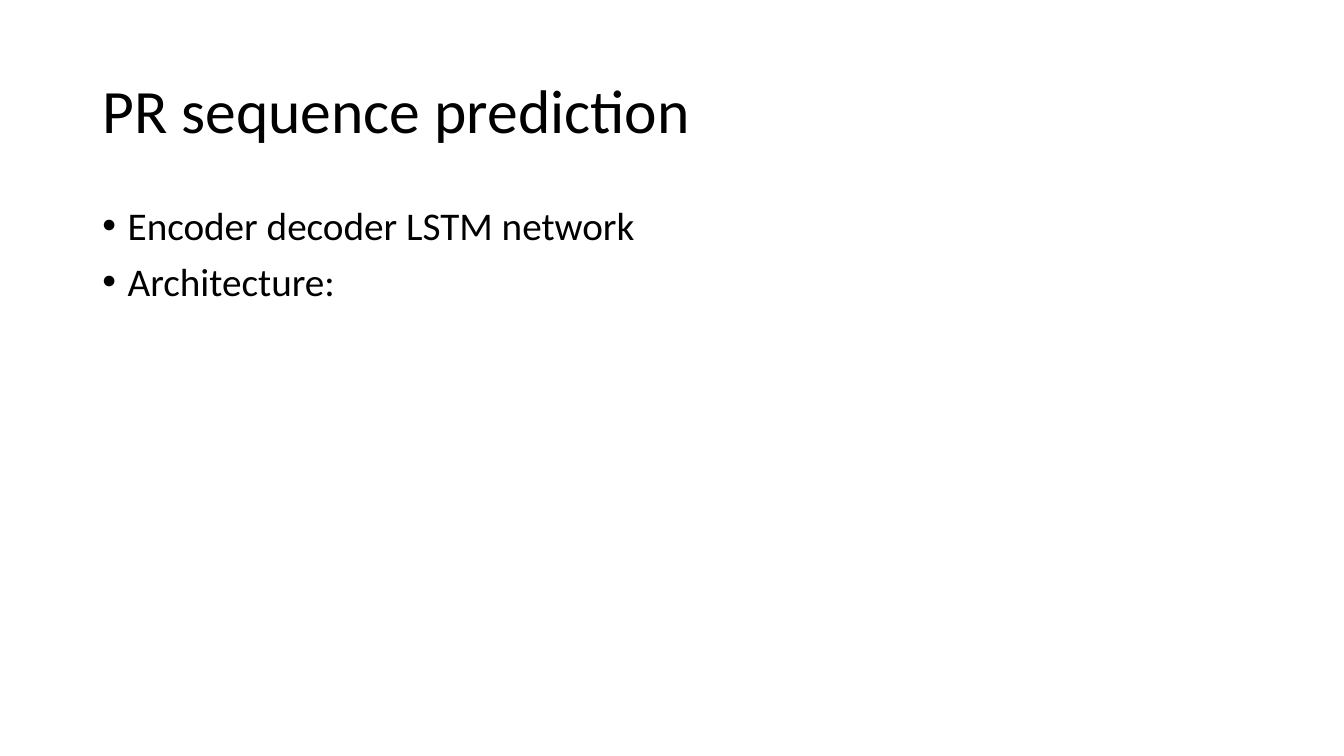
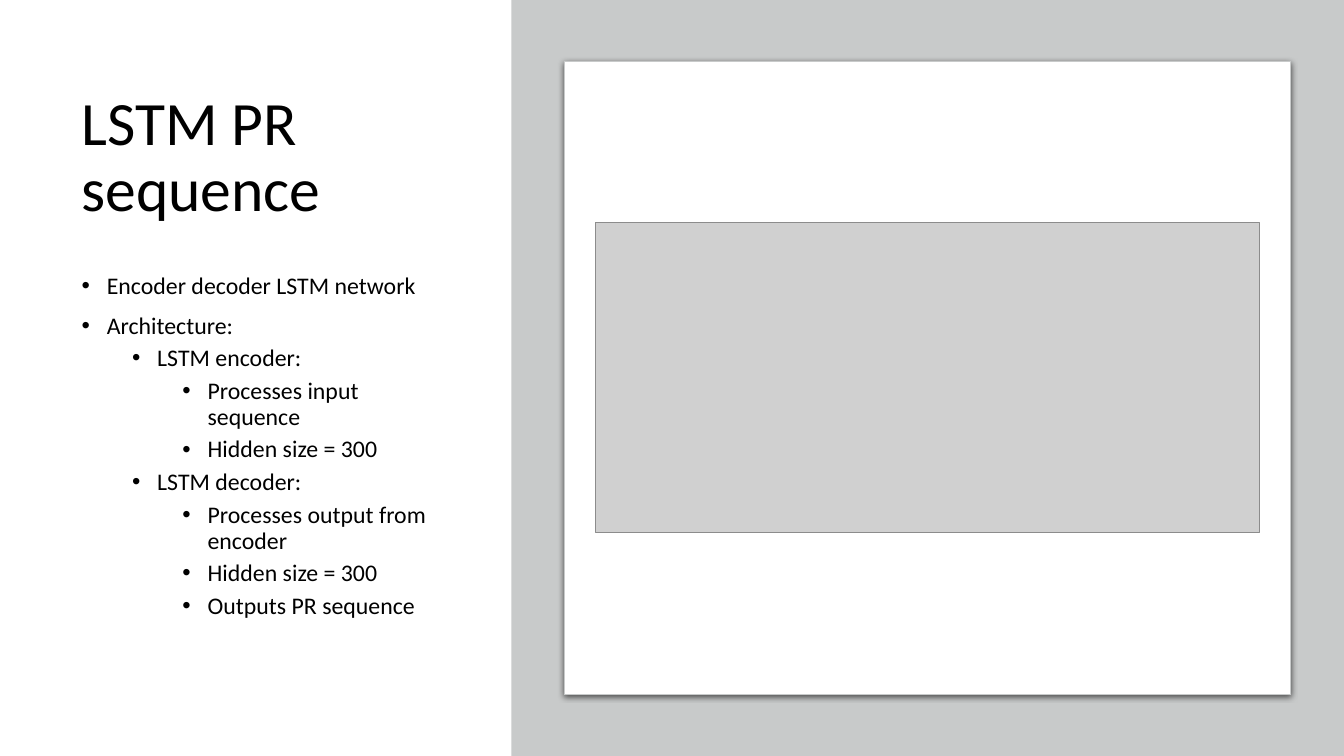
Before and after one commit to lancedw/3D-state-prediction-for-surface-vessels-using-IMU-data-and-images, a slide deck: slide 4 of Documentation/Presentations/Meeting 22-04-22.pptx (slide 3 before the commit). Drawn at 1344x756 pixels with LibreOffice and Linux fonts; fonts in the diff are those of the drawing; grey boxes stand for pictures. Boxes give left, top, right and bottom in pixels: in the first picture for what was removed or moved away, otherwise in the second. Text is boxed around its words. In the diff, an @@ line names an element or a change of style, - is before the commit and + after.

```diff
--- a/Documentation/Presentations/Meeting 22-04-22.pptx
+++ b/Documentation/Presentations/Meeting 22-04-22.pptx
@@ rectangle added at (x1=511, y1=0, x2=1344, y2=756), fill #C8CACA @@
@@ rounded rectangle added at (x1=565, y1=62, x2=1291, y2=695), fill #FFFFFF, outline #C8CACA 0.75 pt @@
@@ title at (x1=82, y1=105, x2=321, y2=221): text changed @@
-PR sequence prediction
+LSTM PR sequence
@@ picture added at (x1=596, y1=223, x2=1259, y2=533) @@
@@ text "Encoder decoder LSTM network" moved from (x1=128, y1=212, x2=635, y2=297) to (x1=107, y1=277, x2=426, y2=618) @@
@@ text at (x1=107, y1=277, x2=416, y2=334): size 28 to 17 pt in "Encoder decoder LSTM network", "Architecture:" @@
@@ text at (x1=157, y1=349, x2=426, y2=618): paragraphs added @@
+  • LSTM encoder:
+    • Processes input sequence
+    • Hidden size = 300
+  • LSTM decoder:
+    • Processes output from encoder
+    • Hidden size = 300
+    • Outputs PR sequence
```
Also in this commit, not shown: 3 other slides changed, 12 slides added, 5 slides removed.
